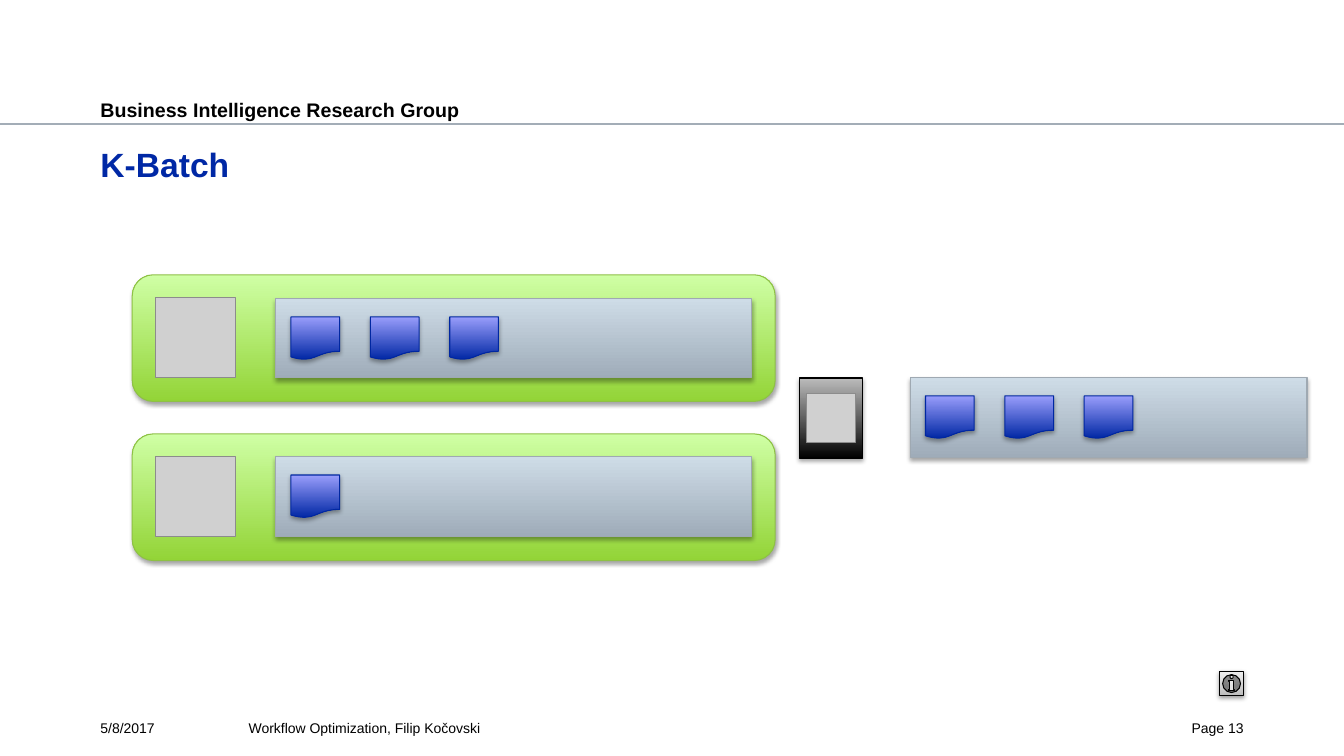
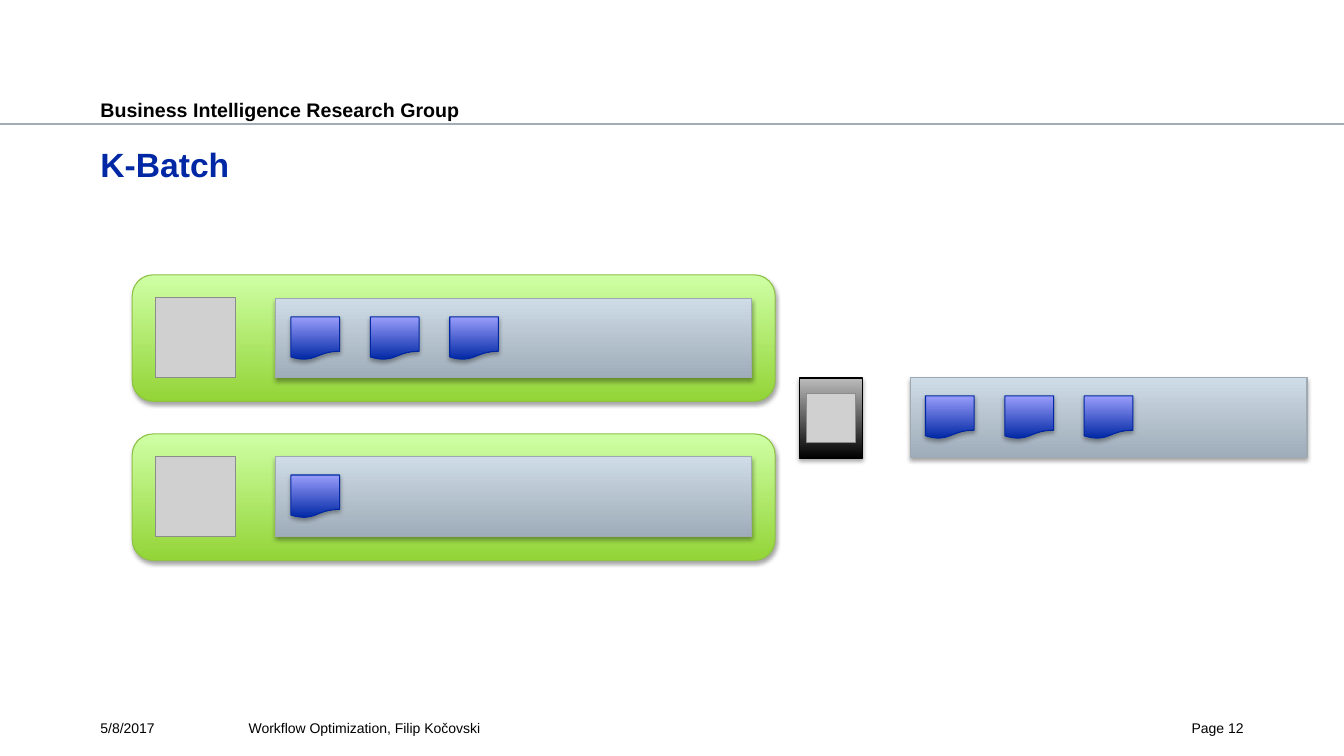
Before and after one commit to fkocovski/mt_presentation, a slide deck: slide 12 of Workflow Optimization.pptx (slide 13 before the commit). Drawn at 1344x756 pixels with LibreOffice and Linux fonts; fonts in the diff are those of the drawing; grey boxes stand for pictures; background and template pictures are left out. Boxes give left, top, right and bottom in pixels: in the first picture for what was removed or moved away, otherwise in the second. Text is boxed around its words. In the diff, an @@ line names an element or a change of style, - is before the commit and + after.

```diff
--- a/Workflow Optimization.pptx
+++ b/Workflow Optimization.pptx
@@ action button information removed at (x1=1220, y1=671, x2=1244, y2=696) @@
@@ page number at (x1=1192, y1=723, x2=1244, y2=736): text changed @@
-Page 13
+Page 12
```
Also in this commit, not shown: 13 other slides changed, 1 slide added, 5 slides removed.
